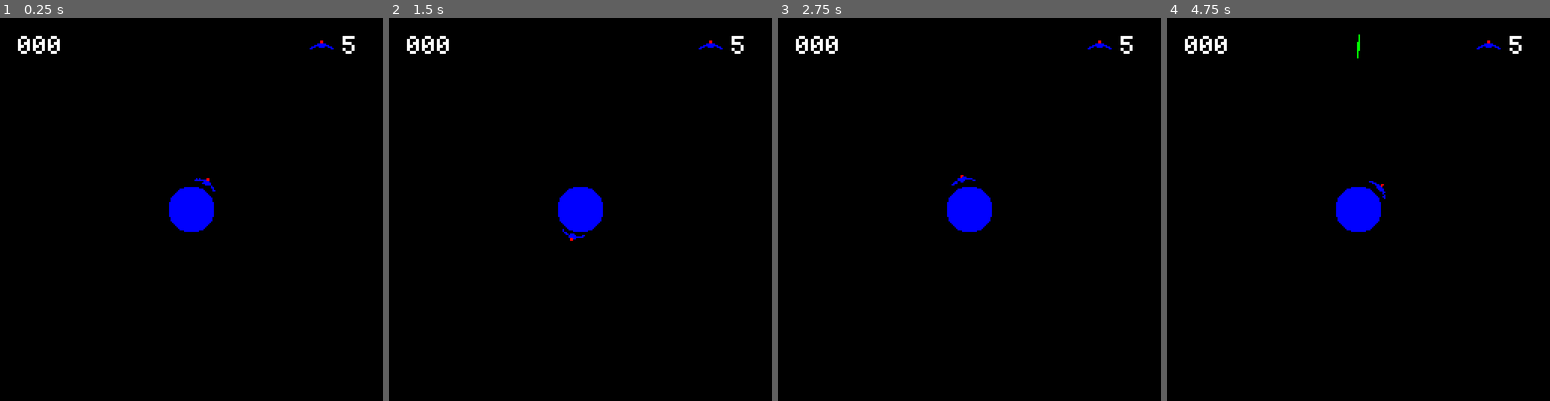
Above: before the commit, frames 1-4 (left to right).
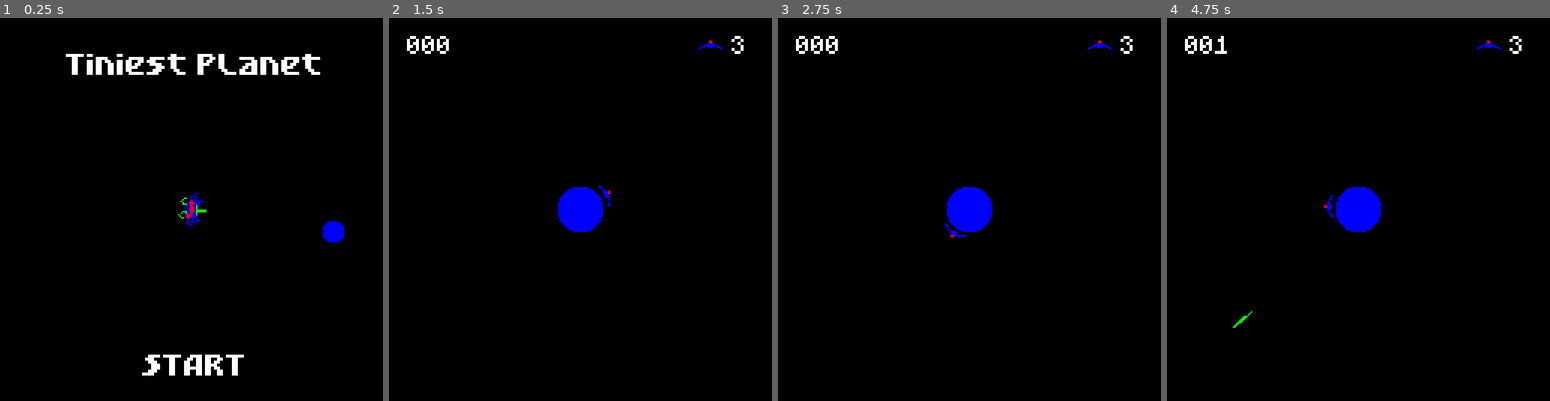
Above: after the commit, the same moments.

Repository: VernalUmbrella/tiniest-planet
Game: Godot game, scene res://ui/title_screen.tscn
The game is run twice, just before and just after one commit, with the same random seed, the same clock (stepped at 60 frames per second) and the same inputs. Before the commit the project starts from res://scenes/game.tscn. Sound files missing from this copy of the repository are replaced by a short silence.
Inputs:
- Up to frame 1 (0.25 s): no input
- Up to frame 2 (1.5 s): hold Space (shoot) 0.53-1.28 s; tap Shift (boost) at 1.35 s
- Up to frame 3 (2.75 s): tap Space (shoot) at 1.55 s; tap Enter at 2 s; hold Space (shoot) from 2.03 s (still down)
- Up to frame 4 (4.75 s): release Space (shoot) at 2.78 s; tap Space (shoot) at 2.85, 3.8, 4.35 s; hold Shift (boost) 3.53-4.28 s

The runs differ from the first frame. In frame 1, 4.0% of the frame differs, in the area x 4-93%, y 4-94%; in frame 2, 0.1%; in frame 3, 0.1%; in frame 4, 0.3%.

Commit message:
Implement game flow and loss condition
TitleScreen is now the main scene. The game flow is:
Title -> Main -> Interstitial -> Main -> ... -> Title
Dying goes to Interstitial if lives > 0, else Title.

Diff:
--- /dev/null
+++ b/src/_global/global_stats.gd
@@ -0,0 +1,10 @@
+extends Node
+
+
+var score: int = 0
+var lives: int = 3
+
+
+func reset() -> void:
+	score = 0
+	lives = 3
--- a/src/project.godot
+++ b/src/project.godot
@@ -11,7 +11,7 @@
 [application]
 
 config/name="Tiniest Planet"
-run/main_scene="res://scenes/game.tscn"
+run/main_scene="uid://c7xf2oxgx3j00"
 config/features=PackedStringArray("4.4", "GL Compatibility")
 boot_splash/bg_color=Color(0, 0, 0, 1)
 boot_splash/fullsize=false
@@ -23,6 +23,7 @@
 
 SFXPlayer="*res://_global/sfx_player.tscn"
 Events="*res://_global/events.gd"
+GlobalStats="*res://_global/global_stats.gd"
 
 [display]
 
@@ -39,6 +40,7 @@
 [global_group]
 
 player_projectile=""
+enemy=""
 
 [gui]
 
--- a/src/scenes/combatants/enemy.tscn
+++ b/src/scenes/combatants/enemy.tscn
@@ -6,7 +6,7 @@
 [sub_resource type="CircleShape2D" id="CircleShape2D_c4wmk"]
 radius = 12.0
 
-[node name="Enemy" type="Node2D"]
+[node name="Enemy" type="Node2D" groups=["enemy"]]
 script = ExtResource("1_c4wmk")
 
 [node name="Orbit" type="Area2D" parent="."]
--- a/src/scenes/game.tscn
+++ b/src/scenes/game.tscn
@@ -6,7 +6,6 @@
 [ext_resource type="Script" uid="uid://comglkasikwj" path="res://scripts/enemy_spawner.gd" id="3_u5sy4"]
 [ext_resource type="Shader" uid="uid://bfxc8a76kbq1j" path="res://shaders/colorswap.gdshader" id="4_jx652"]
 [ext_resource type="Texture2D" uid="uid://bw120wq16yvk8" path="res://sprites/turret.png" id="5_u5sy4"]
-[ext_resource type="AudioStream" uid="uid://5dkcj5a7swkl" path="res://audio/soundFiles/TiniestPlanetMusic.ogg" id="6_ar32y"]
 
 [sub_resource type="Gradient" id="Gradient_p57ef"]
 offsets = PackedFloat32Array(0, 0.999, 1)
@@ -32,9 +31,6 @@
 
 [node name="Game" type="Node2D"]
 script = ExtResource("1_gee14")
-
-[node name="MusicPlayer" type="AudioStreamPlayer" parent="."]
-stream = ExtResource("6_ar32y")
 
 [node name="BackgroundLayer" type="CanvasLayer" parent="."]
 layer = -1
--- a/src/scripts/enemy.gd
+++ b/src/scripts/enemy.gd
@@ -21,6 +21,4 @@
 func _on_orbit_area_entered(area:Area2D) -> void:
 	if area.is_in_group("player_projectile"):
 		Events.enemy_died.emit()
-	else:
-		Events.player_died.emit()
 	die()
--- a/src/scripts/game.gd
+++ b/src/scripts/game.gd
@@ -5,29 +5,16 @@
 const WINDOW_HEIGHT := 256
 const SCREEN_CENTER := Vector2(WINDOW_WIDTH, WINDOW_HEIGHT) / 2
 
-@onready var music_player: AudioStreamPlayer = $MusicPlayer
+@onready var player: Player = $Player
 @onready var score_counter: Label = %ScoreCounter
 @onready var lives_counter: Label = %LivesCounter
 
-var score: int = 0:
-	set(value):
-		score = value
-		while score > 127: # funny byte overflow simulation
-			score -= 256
-		score_counter.text = "%03d" % score
-var lives: int = 5:
-	set(value):
-		lives = value
-		lives_counter.text = str(lives)
 
 func _ready() -> void:
 	Events.enemy_died.connect(_on_enemy_died)
 	Events.player_died.connect(_on_player_died)
-	start_round()
-
-
-func start_round() -> void:
-	music_player.play()
+	score_counter.text = "%03d" % GlobalStats.score
+	lives_counter.text = str(GlobalStats.lives)
 
 
 func _on_playable_area_area_exited(area: Area2D) -> void:
@@ -36,8 +23,18 @@
 
 
 func _on_player_died():
-	lives -= 1
+	GlobalStats.lives -= 1
+	lives_counter.text = str(GlobalStats.lives)
+	remove_child.call_deferred(player)
+	await get_tree().create_timer(2.0).timeout
+	if GlobalStats.lives > 0:
+		get_tree().change_scene_to_file("res://ui/interstitial.tscn")
+	else:
+		get_tree().change_scene_to_file("res://ui/title_screen.tscn")
 
 
 func _on_enemy_died():
-	score += 1
+	GlobalStats.score += 1
+	while GlobalStats.score > 127: # funny byte overflow simulation
+		GlobalStats.score -= 256
+	score_counter.text = "%03d" % GlobalStats.score
--- a/src/scripts/player.gd
+++ b/src/scripts/player.gd
@@ -38,4 +38,5 @@
 
 
 func _on_orbit_area_entered(_area: Area2D) -> void: #hitbox
-	print("ACK I'VE BEEN HIT")
+	# TODO: explosion
+	Events.player_died.emit()
--- /dev/null
+++ b/src/ui/interstitial.gd
@@ -0,0 +1,18 @@
+class_name Interstitial
+extends Control
+
+
+@onready var music_player: AudioStreamPlayer = $MusicPlayer
+@onready var sprite: Sprite2D = $Sprite2D
+
+
+func _ready() -> void:
+	music_player.play()
+
+
+func _process(delta: float) -> void:
+	sprite.rotation += 8 * delta
+
+
+func _on_music_player_finished() -> void:
+	get_tree().change_scene_to_file("res://scenes/game.tscn")
--- /dev/null
+++ b/src/ui/interstitial.tscn
@@ -0,0 +1,33 @@
+[gd_scene load_steps=4 format=3 uid="uid://dykrogev6gthy"]
+
+[ext_resource type="Script" uid="uid://dnn1gnxcx16g7" path="res://ui/interstitial.gd" id="1_gumfi"]
+[ext_resource type="Texture2D" uid="uid://dohcjbd6ctbka" path="res://sprites/enemy_blaster.png" id="1_sostj"]
+[ext_resource type="AudioStream" uid="uid://5dkcj5a7swkl" path="res://audio/soundFiles/TiniestPlanetMusic.ogg" id="3_0u8yg"]
+
+[node name="Interstitial" type="Control"]
+layout_mode = 3
+anchors_preset = 15
+anchor_right = 1.0
+anchor_bottom = 1.0
+grow_horizontal = 2
+grow_vertical = 2
+script = ExtResource("1_gumfi")
+
+[node name="ColorRect" type="ColorRect" parent="."]
+layout_mode = 1
+anchors_preset = 15
+anchor_right = 1.0
+anchor_bottom = 1.0
+grow_horizontal = 2
+grow_vertical = 2
+color = Color(0, 0, 0, 1)
+
+[node name="Sprite2D" type="Sprite2D" parent="."]
+position = Vector2(128, 128)
+scale = Vector2(2, 2)
+texture = ExtResource("1_sostj")
+
+[node name="MusicPlayer" type="AudioStreamPlayer" parent="."]
+stream = ExtResource("3_0u8yg")
+
+[connection signal="finished" from="MusicPlayer" to="." method="_on_music_player_finished"]
--- a/src/ui/title_screen.gd
+++ b/src/ui/title_screen.gd
@@ -12,4 +12,5 @@
 
 func _input(event: InputEvent) -> void:
 	if event.is_action_pressed("shoot"):
-		pass # go to interstitial
+		GlobalStats.reset()
+		get_tree().change_scene_to_file("res://ui/interstitial.tscn")
Not shown, added: src/_global/global_stats.gd.uid
Not shown: 1 places in src/scenes/game.tscn that only renumber resources
Not shown, added: src/ui/interstitial.gd.uid
